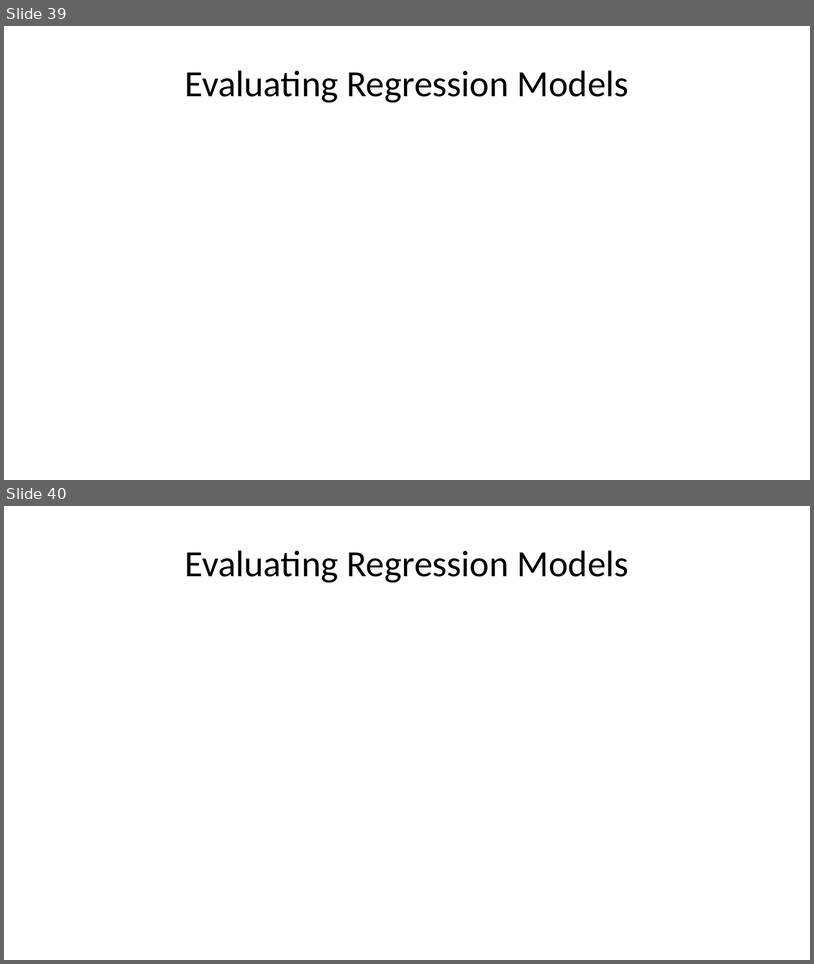
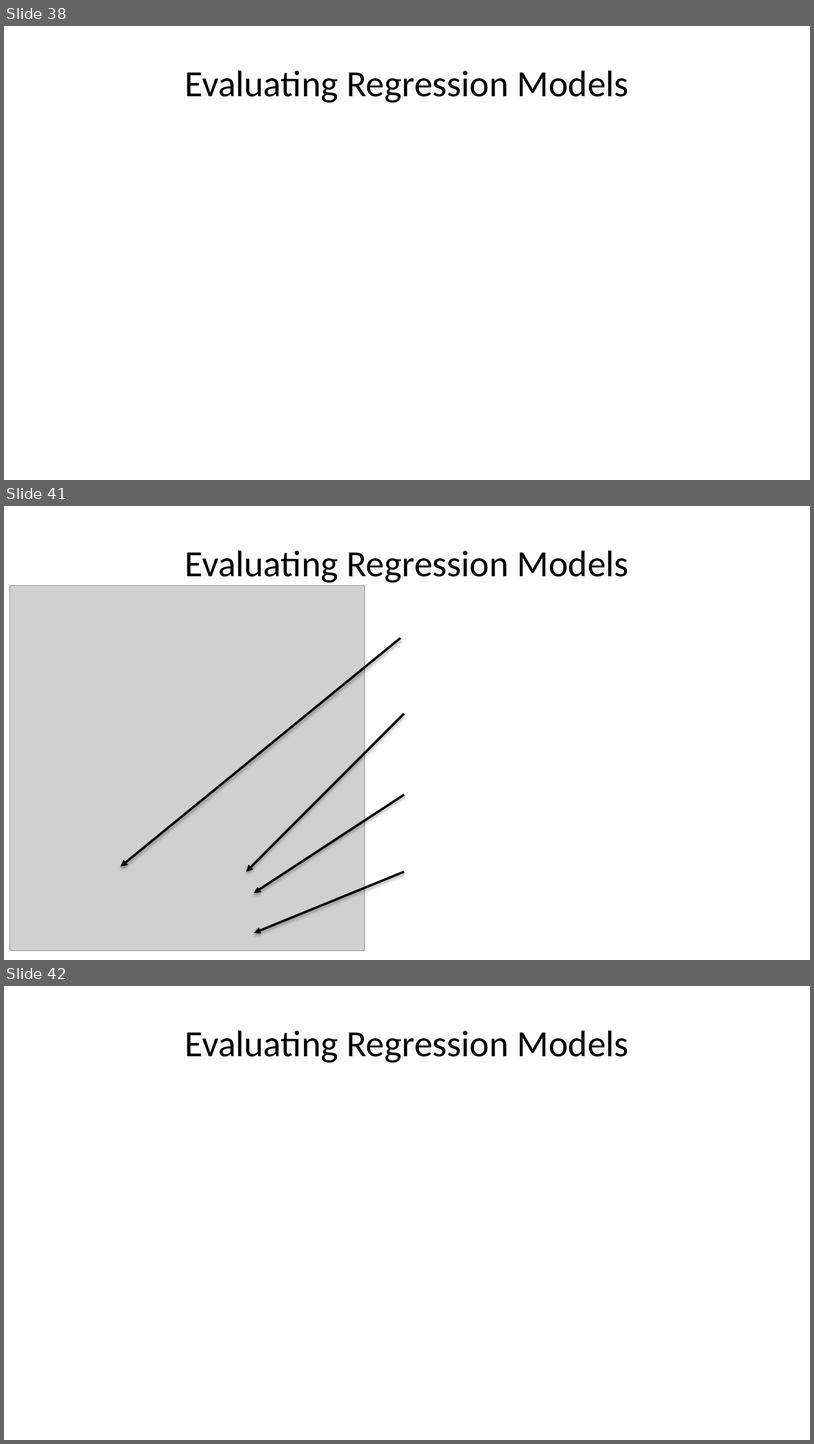
Before and after one commit to StephenElston/CSCI-E-83, a slide deck: LectureSlides/08_IntroductionToLinearModels.pptx. Shown one above the other, each under a label of ours: slides 39 and 40 before the commit, slides 38, 41 and 42 after it; the slides between them are not shown. The pictures are 814x964 and 814x1444 pixels, drawn with LibreOffice and Linux fonts; fonts in the diff are those of the drawing; grey boxes stand for pictures. Boxes give left, top, right and bottom in pixels: in the first picture for what was removed or moved away, otherwise in the second. Text is boxed around its words. In the diff, an @@ line names an element or a change of style, - is before the commit and + after.

```diff
--- a/LectureSlides/08_IntroductionToLinearModels.pptx
+++ b/LectureSlides/08_IntroductionToLinearModels.pptx
@@ slide 41 added at [4, 506, 810, 960], background #FFFFFF @@
@@ title added at [185, 550, 629, 583], 33 pt, text #000000 @@
+Evaluating Regression Models
@@ picture added at [9, 585, 365, 949] @@
@@ arrow added from (401, 638) to (121, 867), #000000 2 pt @@
@@ arrow added from (404, 713) to (247, 871), #000000 2 pt @@
@@ arrow added from (404, 795) to (254, 893), #000000 2 pt @@
@@ arrow added from (404, 871) to (254, 933), #000000 2 pt @@
@@ what was slide 39 is now slide 38 @@
@@ what was slide 40 is now slide 42 @@
```
Also in this commit, not shown: 8 slides changed, 4 other slides added, 18 slides removed.
